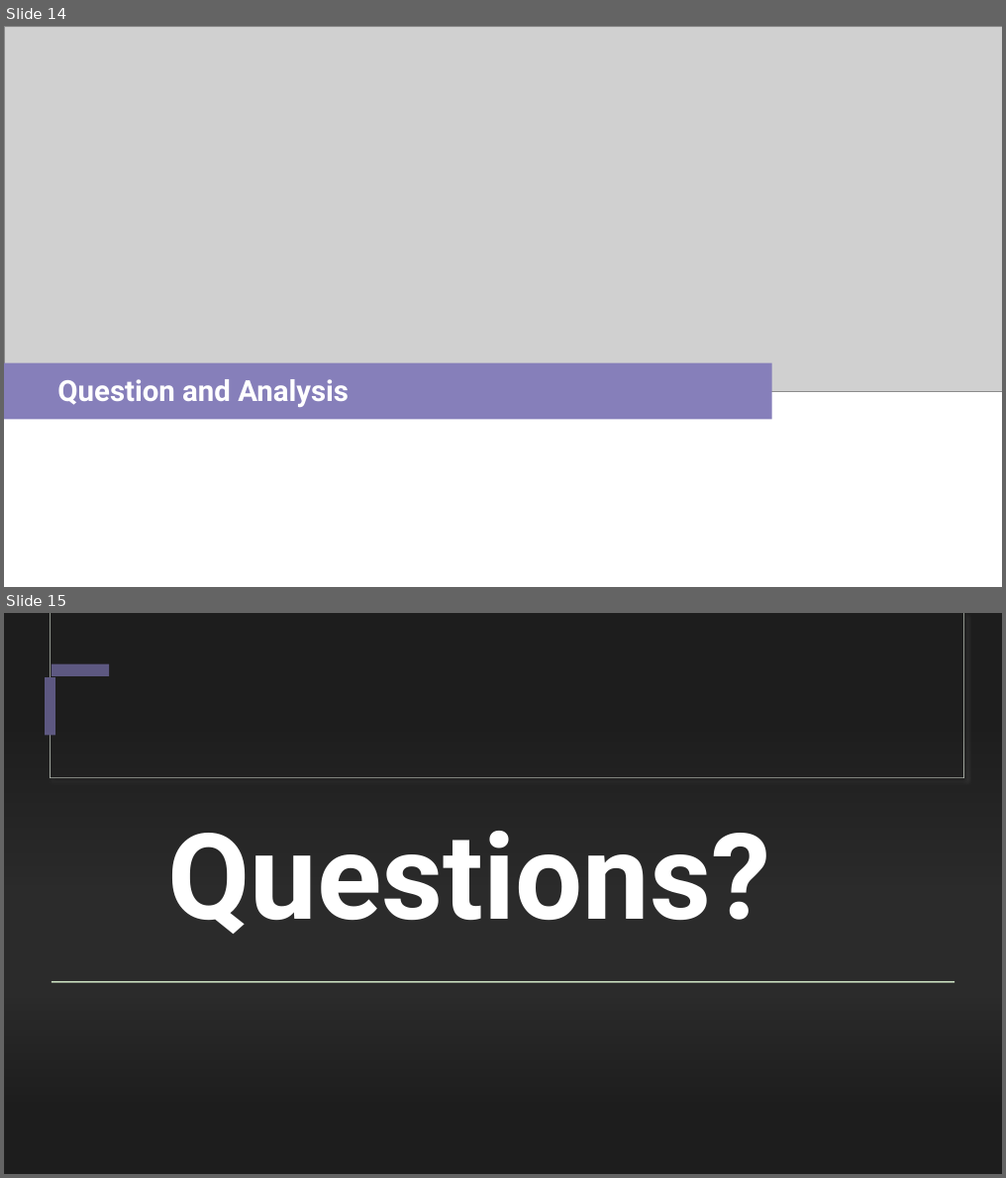
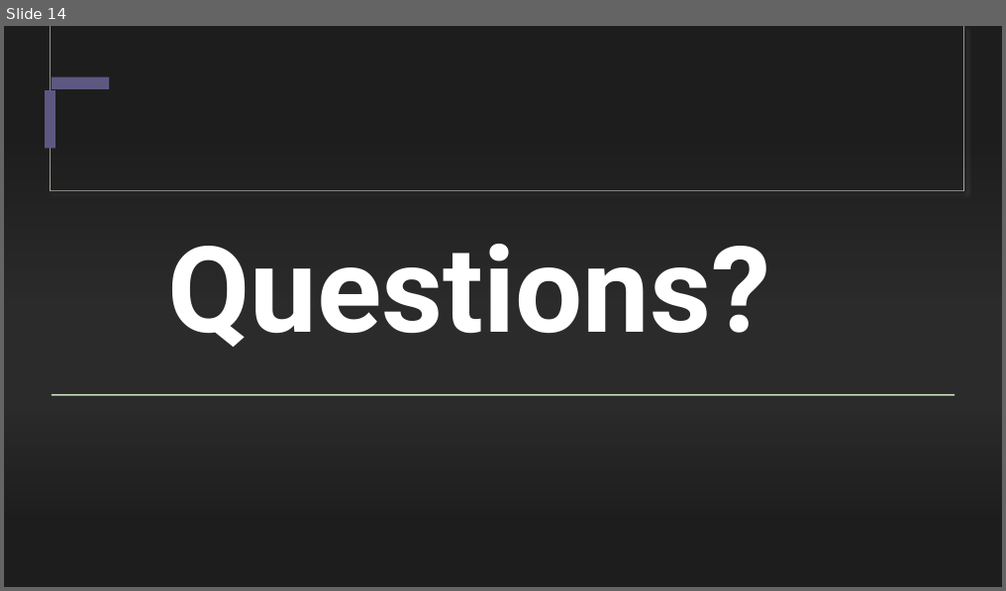
Before and after one commit to geraldwattsthethird/Fuel-Cost-Analysis, a slide deck: presentation.pptx. Shown one above the other, each under a label of ours: slides 14 and 15 before the commit, slide 14 after it. The pictures are 1006x1178 and 1006x591 pixels, drawn with LibreOffice and Linux fonts; fonts in the diff are those of the drawing; grey boxes stand for pictures; background and template pictures are left out; a plain dark background stands for a picture behind light text. Boxes give left, top, right and bottom in pixels: in the first picture for what was removed or moved away, otherwise in the second. Text is boxed around its words. In the diff, an @@ line names an element or a change of style, - is before the commit and + after.

```diff
--- a/presentation.pptx
+++ b/presentation.pptx
@@ slide 14 removed at (4, 26, 1002, 587), background #FFFFFF; not listed: 2 template elements that a slide beside it also shows @@
@@ rectangle removed at (4, 26, 1002, 587) @@
@@ picture removed at (4, 26, 1002, 391) @@
@@ rounded rectangle removed at (4, 364, 772, 420) @@
@@ title removed at (57, 379, 349, 407) @@
-Question and Analysis
@@ what was slide 15 is now slide 14 @@
```
Also in this commit, not shown: 10 slides changed, 2 slides added, 2 other slides removed, 3 other files.
